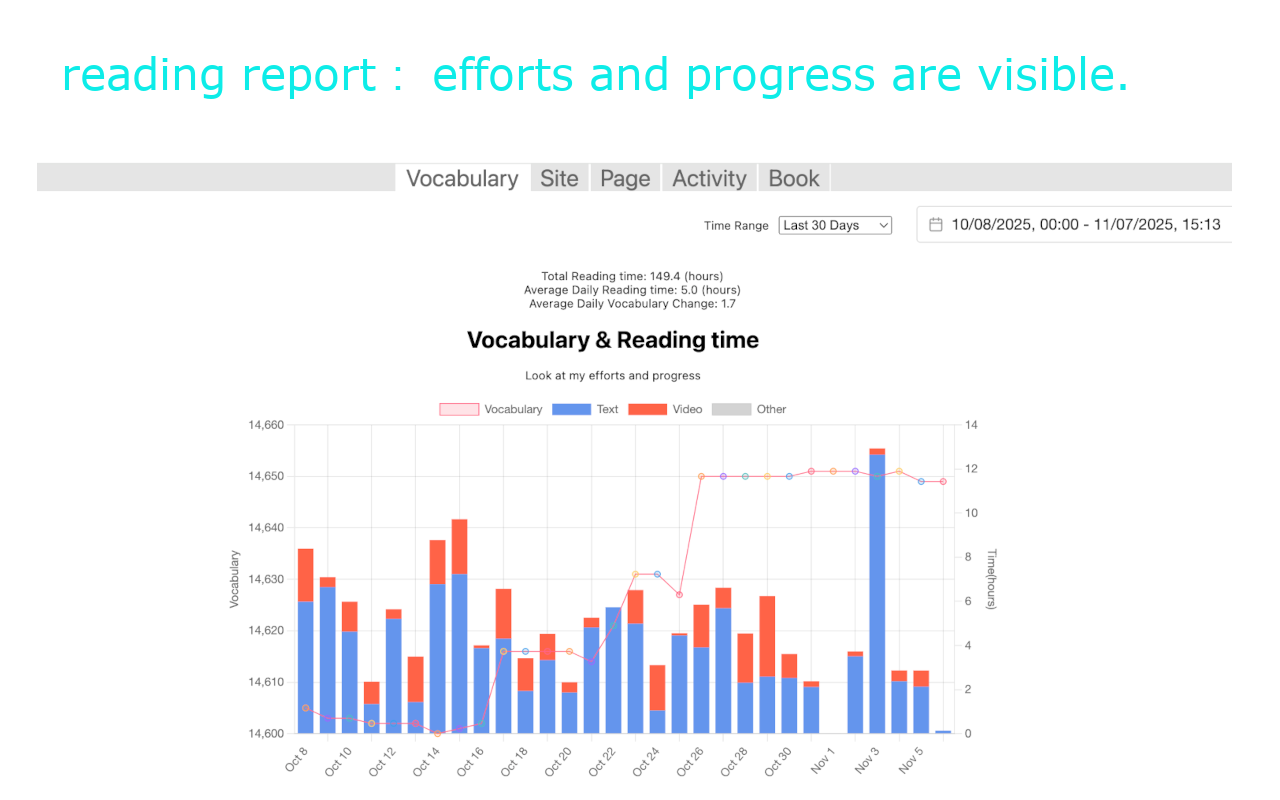
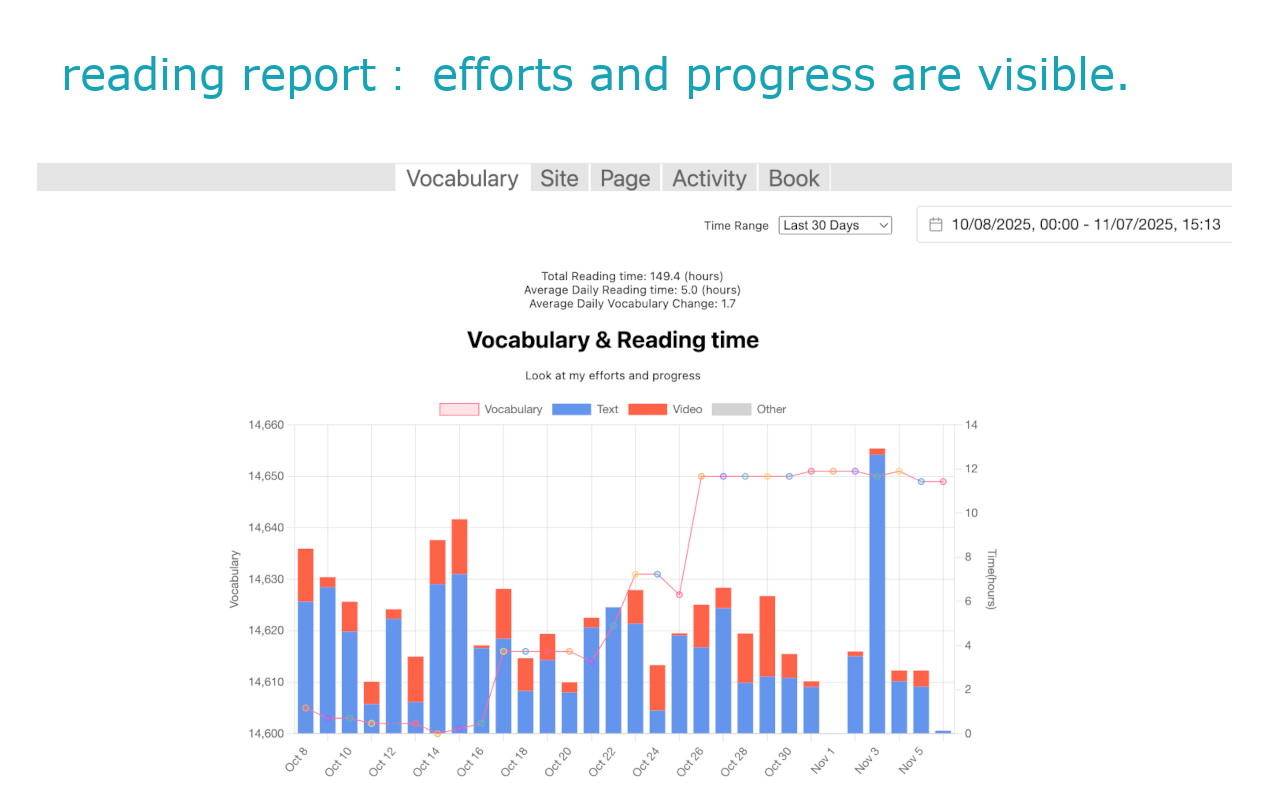
Two versions of the same layered image (1280 × 800). Layer-by-layer changes:
painted on "reading report： efforts and pr..." over [65, 56, 1126, 99]
